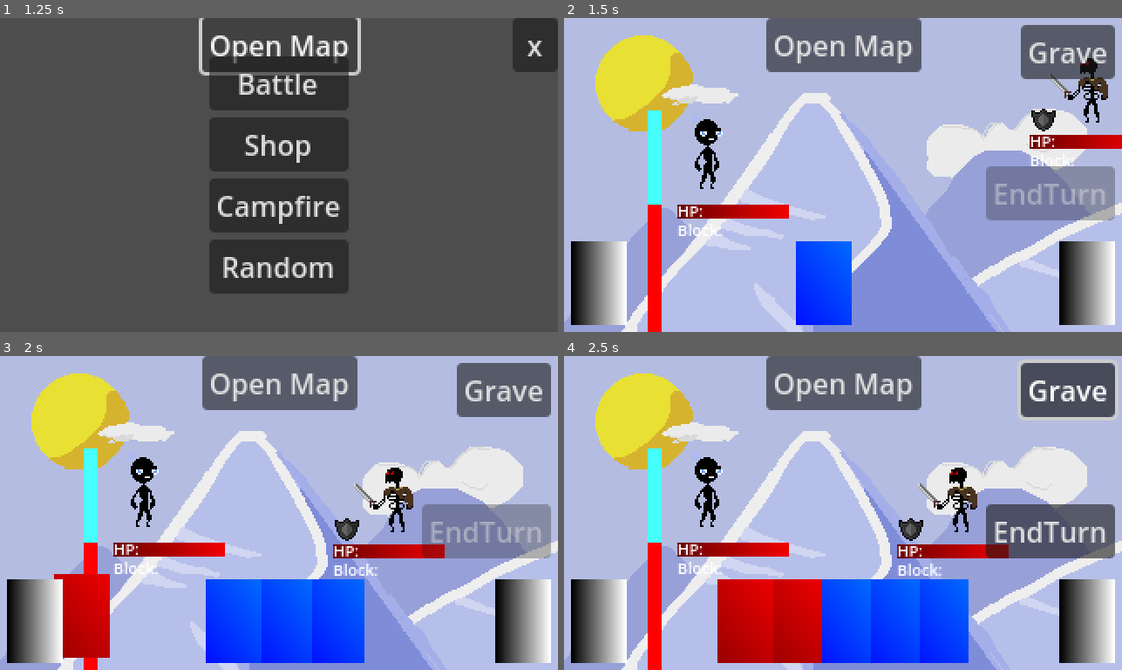
Above: before the commit, frames 1-4 (two rows, left to right).
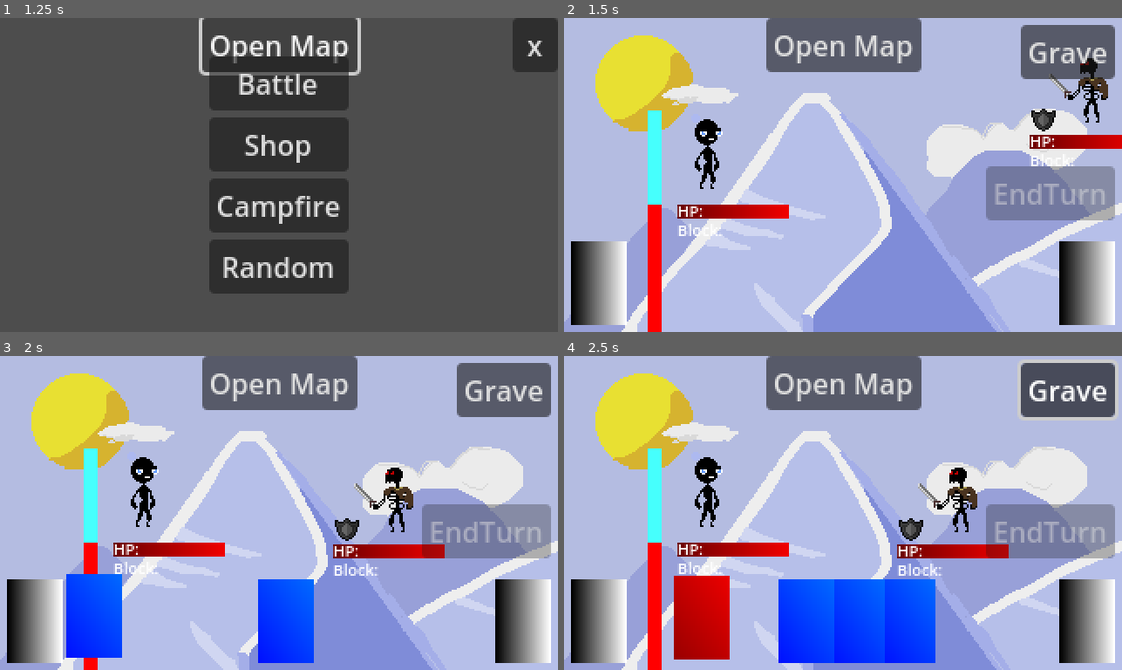
Above: after the commit, the same moments.

Repository: Morph1s/Psychopompos
Game: Godot game, scene res://scenes/main.tscn
Same seed, same stepped clock (60 frames per second), same inputs: the game is played once before the commit and once after it.
Inputs:
- Up to frame 1 (1.25 s): click "Open Map" at 0.5 s
- Up to frame 2 (1.5 s): click "Battle" at 1.25 s
- Up to frame 3 (2 s): no input
- Up to frame 4 (2.5 s): click "Grave" at 2 s

Frame 1 is identical in both runs. In frame 2, 2.7% of the frame differs, in the area x 41-52%, y 71-98%; in frame 3, 8.0%; in frame 4, 14%, in the area x 19-99%, y 47-98%.

Commit message:
feat: non-player state machine logic
implemented the non-player controlled state machine logic using signals and events to call the needed functions in each state.

closes #91

Diff:
--- a/resources/enemies/swift_attack.tres
+++ b/resources/enemies/swift_attack.tres
@@ -14,7 +14,7 @@
 [sub_resource type="Resource" id="Resource_u633v"]
 script = ExtResource("3_kxpjv")
 block_stat = 8
-target_type = 0
+target_type = 1
 metadata/_custom_type_script = "uid://riw8fvdo6pdh"
 
 [resource]
--- a/scenes/encounters/battle.tscn
+++ b/scenes/encounters/battle.tscn
@@ -61,3 +61,7 @@
 
 [node name="PlayerCharacter" parent="." instance=ExtResource("2_cymlh")]
 position = Vector2(82, 82)
+
+[connection signal="choose_enemy_intents" from="StateMachine/PlayerStartTurn" to="." method="_on_player_start_turn_choose_enemy_intents"]
+[connection signal="draw_cards" from="StateMachine/PlayerStartTurn" to="." method="_on_player_start_turn_draw_cards"]
+[connection signal="resolve_enemy_intents" from="StateMachine/EnemyTurn" to="." method="_on_enemy_turn_resolve_enemy_intents"]
--- a/scripts/battle/battle.gd
+++ b/scripts/battle/battle.gd
@@ -4,6 +4,9 @@
 @onready var card_handler: CardHandler = $CardHandler
 @onready var enemy_handler: EnemyHandler = $EnemyHandler
 @onready var state_machine: StateMachine = $StateMachine
+
+var card_draw_amount: int = 5
+var player_win: bool = false
 
 func _ready() -> void:
 	card_handler.initialize()
@@ -13,3 +16,22 @@
 func _exit_tree() -> void:
 	EventBusHandler.call_event(EventBus.Event.BATTLE_ENDED)
 	EventBusHandler.clear_all_battle_events()
+
+
+
+#region player start turn
+
+func _on_player_start_turn_draw_cards() -> void:
+	card_handler.draw_cards(card_draw_amount)
+
+func _on_player_start_turn_choose_enemy_intents() -> void:
+	enemy_handler.choose_intent()
+
+#endregion
+
+#region enemy turn
+
+func _on_enemy_turn_resolve_enemy_intents() -> void:
+	enemy_handler.resolve_intent()
+
+#endregion
--- a/scripts/battle/card_handler.gd
+++ b/scripts/battle/card_handler.gd
@@ -21,7 +21,6 @@
 ## handels setup at beginning of battle.
 ## should only be called once to handle the initialization!
 func initialize() -> void:
-	EventBusHandler.connect_to_event(EventBus.Event.PLAYER_TURN_START, Callable(self, "_on_player_turn_start"))
 	EventBusHandler.connect_to_event(EventBus.Event.PLAYER_TURN_END, Callable(self, "_on_player_turn_end"))
 	draw_pile.append_array(TEST_CHARACTER_CARDS.starting_deck)
 	draw_pile.shuffle()
@@ -110,9 +109,6 @@
 
 #region battle loop helpers
 
-func _on_player_turn_start():
-	draw_cards(5)
-
 func _on_player_turn_end():
 	discard_hand()
 
--- a/scripts/battle/state_machine/enemy_end_turn.gd
+++ b/scripts/battle/state_machine/enemy_end_turn.gd
@@ -4,6 +4,7 @@
 func enter():
 	print("Entered EnemyEndTurn")
 	# 1. for each enemy: resolve enemy end of turn effects
+	EventBusHandler.call_event(EventBus.Event.ENEMY_TURN_END_EFFECTS)
 	# 2. enter state player_start_turn
 	await get_tree().create_timer(1.0).timeout
 	state_machine.transition_to("PlayerStartTurn")
--- a/scripts/battle/state_machine/enemy_start_turn.gd
+++ b/scripts/battle/state_machine/enemy_start_turn.gd
@@ -3,7 +3,8 @@
 
 func enter():
 	print("Entered EnemyStartTurn")
-	# 1. for each enemy: resolve enemy start of turn effects
+	# 1. resolve enemy start of turn effects
+	EventBusHandler.call_event(EventBus.Event.ENEMY_TURN_START_EFFECTS)
 	# 2. enter state enemy_turn
 	await get_tree().create_timer(1.0).timeout
 	state_machine.transition_to("EnemyTurn")
--- a/scripts/battle/state_machine/enemy_turn.gd
+++ b/scripts/battle/state_machine/enemy_turn.gd
@@ -1,9 +1,12 @@
 class_name EnemyTurn
 extends State
 
+signal resolve_enemy_intents
+
 func enter():
 	print("Entered EnemyTurn")
-	# 1. for each enemy: resolve enemy intent ('act')
+	# 1. resolve enemy intent
+	resolve_enemy_intents.emit()
 	# 2. enter state enemy_end_turn
 	await get_tree().create_timer(1.0).timeout
 	state_machine.transition_to("EnemyEndTurn")
--- a/scripts/battle/state_machine/player_end_turn.gd
+++ b/scripts/battle/state_machine/player_end_turn.gd
@@ -1,12 +1,17 @@
 class_name PlayerEndTurn
 extends State
 
+signal discard_hand
+
 func enter():
 	print("Entered PlayerEndTurn")
+
 	# 1. resolve player end of turn effects
+	EventBusHandler.call_event(EventBus.Event.PLAYER_TURN_END_EFFECTS)
 	# 2. discard hand
+	await get_tree().create_timer(0.5)
+	discard_hand.emit()
 	# 3. enter state enemy_start_turn
-
 	EventBusHandler.call_event(EventBus.Event.PLAYER_TURN_END)
 
 	await get_tree().create_timer(1.0).timeout
--- a/scripts/battle/state_machine/player_start_turn.gd
+++ b/scripts/battle/state_machine/player_start_turn.gd
@@ -1,18 +1,22 @@
 class_name PlayerStartTurn
 extends State
+
+signal choose_enemy_intents
+signal draw_cards
 
 func enter():
 	print("Entered PlayerStartTurn")
 
-	# 1. choose enemy intent
+	# 1. choose enemy intents
+	choose_enemy_intents.emit()
 	# 2. resolve start of turn effects
+	await get_tree().create_timer(0.2).timeout
+	EventBusHandler.call_event(EventBus.Event.PLAYER_TURN_START_EFFECTS)
 	# 3. draw cards
+	await get_tree().create_timer(0.2).timeout
+	draw_cards.emit()
 	# 4. enter state idle
-
-	EventBusHandler.call_event(EventBus.Event.PLAYER_TURN_START)
-
 	await get_tree().create_timer(1.0).timeout
-
 	state_machine.transition_to("Idle")
 
 func exit():
--- a/scripts/battle/state_machine/resolve_card.gd
+++ b/scripts/battle/state_machine/resolve_card.gd
@@ -1,10 +1,16 @@
 class_name ResolveCard
 extends State
 
+signal resolve_card
+
 func enter():
-	# 1. resolve card play effects
+	# 1. resolve card play effects -> signal with card info as parameters
+	resolve_card.emit({})
 	# 2. discard card
+
 	# 3. enter state idle
+	await get_tree().create_timer(0.5).timeout
+	state_machine.transition_to("Idle")
 	pass
 
 func exit():
--- a/scripts/enemy/enemy.gd
+++ b/scripts/enemy/enemy.gd
@@ -38,9 +38,7 @@
 		if intent >= stats.actions.size():
 			intent = 0
 	else:
-		intent = rng.randi_range(0,stats.actions.size())
-
-
+		intent = rng.randi_range(0,stats.actions.size()-1)
 
 #region local functions
 
--- a/scripts/global/event_bus_handler.gd
+++ b/scripts/global/event_bus_handler.gd
@@ -16,6 +16,10 @@
 signal enemies_turn_end
 signal card_played
 signal end_turn_button_pressed
+signal resolve_player_turn_start_effects
+signal resolve_player_turn_end_effects
+signal resolve_enemy_turn_start_effects
+signal resolve_enemy_turn_end_effects
 
 ## all currently available events during combat
 enum Event {
@@ -28,6 +32,10 @@
 	ENEMIES_TURN_END,
 	CARD_PLAY,
 	END_TURN_BUTTON,
+	PLAYER_TURN_START_EFFECTS,
+	PLAYER_TURN_END_EFFECTS,
+	ENEMY_TURN_START_EFFECTS,
+	ENEMY_TURN_END_EFFECTS,
 	}
 
 ## triggers the given event and all connected effects
@@ -51,6 +59,14 @@
 			card_played.emit()
 		Event.END_TURN_BUTTON:
 			end_turn_button_pressed.emit()
+		Event.PLAYER_TURN_START_EFFECTS:
+			resolve_player_turn_start_effects.emit()
+		Event.PLAYER_TURN_END_EFFECTS:
+			resolve_player_turn_end_effects.emit()
+		Event.ENEMY_TURN_START_EFFECTS:
+			resolve_enemy_turn_start_effects.emit()
+		Event.ENEMY_TURN_END_EFFECTS:
+			resolve_enemy_turn_end_effects.emit()
 
 ## adds the given callable-function into the queue for the given event.
 func connect_to_event(event: Event, function: Callable) -> void:
@@ -73,6 +89,14 @@
 			card_played.connect(function)
 		Event.END_TURN_BUTTON:
 			end_turn_button_pressed.connect(function)
+		Event.PLAYER_TURN_START_EFFECTS:
+			resolve_player_turn_start_effects.connect(function)
+		Event.PLAYER_TURN_END_EFFECTS:
+			resolve_player_turn_end_effects.connect(function)
+		Event.ENEMY_TURN_START_EFFECTS:
+			resolve_enemy_turn_start_effects.connect(function)
+		Event.ENEMY_TURN_END_EFFECTS:
+			resolve_enemy_turn_end_effects.connect(function)
 
 ## disposes all connections of all events
 func clear_all_battle_events() -> void:
@@ -96,3 +120,15 @@
 
 	for function in end_turn_button_pressed.get_connections():
 		end_turn_button_pressed.disconnect(function["callable"])
+
+	for function in resolve_player_turn_start_effects.get_connections():
+		resolve_player_turn_start_effects.disconnect(function["callable"])
+
+	for function in resolve_player_turn_end_effects.get_connections():
+		resolve_player_turn_end_effects.disconnect(function["callable"])
+
+	for function in resolve_enemy_turn_start_effects.get_connections():
+		resolve_enemy_turn_start_effects.disconnect(function["callable"])
+
+	for function in resolve_enemy_turn_end_effects.get_connections():
+		resolve_enemy_turn_end_effects.disconnect(function["callable"])
